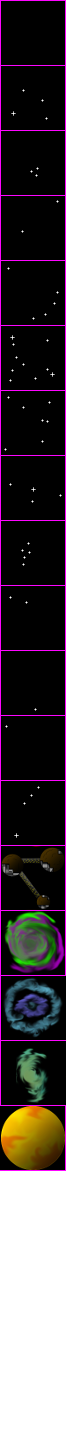
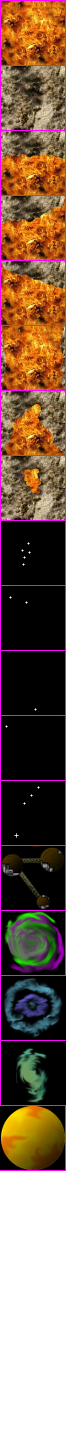
Layer changes from the first 66×1444 image to the second:
added layer "Pasted Layer#14" above "Pasted Layer#13" over (1, 456, 65, 520)
added layer "Pasted Layer#13" above "Pasted Layer#12" over (1, 391, 65, 455)
added layer "Pasted Layer#12" above "Pasted Layer#11" over (48, 326, 65, 390)
added layer "Pasted Layer#11" above "Pasted Layer#10" over (1, 326, 20, 390)
added layer "Pasted Layer#10" above "Pasted Layer#9" over (1, 456, 65, 520)
added layer "Pasted Layer#9" above "Pasted Layer#8" over (1, 391, 65, 455)
added layer "Pasted Layer#8" above "Pasted Layer#7" over (1, 326, 65, 390)
added layer "Pasted Layer#7" above "Pasted Layer#6" over (1, 261, 65, 325)
added layer "Pasted Layer#6" above "Pasted Layer#5" over (1, 261, 65, 325)
added layer "Pasted Layer#5" above "Pasted Layer#4" over (1, 196, 65, 260)
added layer "Pasted Layer#4" above "Pasted Layer#3" over (1, 196, 65, 260)
added layer "Pasted Layer#3" above "Pasted Layer#2" over (1, 131, 65, 195)
added layer "Pasted Layer#2" above "Pasted Layer" over (1, 131, 65, 195)
added layer "Pasted Layer" above "Pasted Layer#1" over (1, 66, 65, 130)
added layer "Pasted Layer#1" above "Background" over (1, 1, 65, 65)
painted on "Background" over (1, 1, 65, 65)
